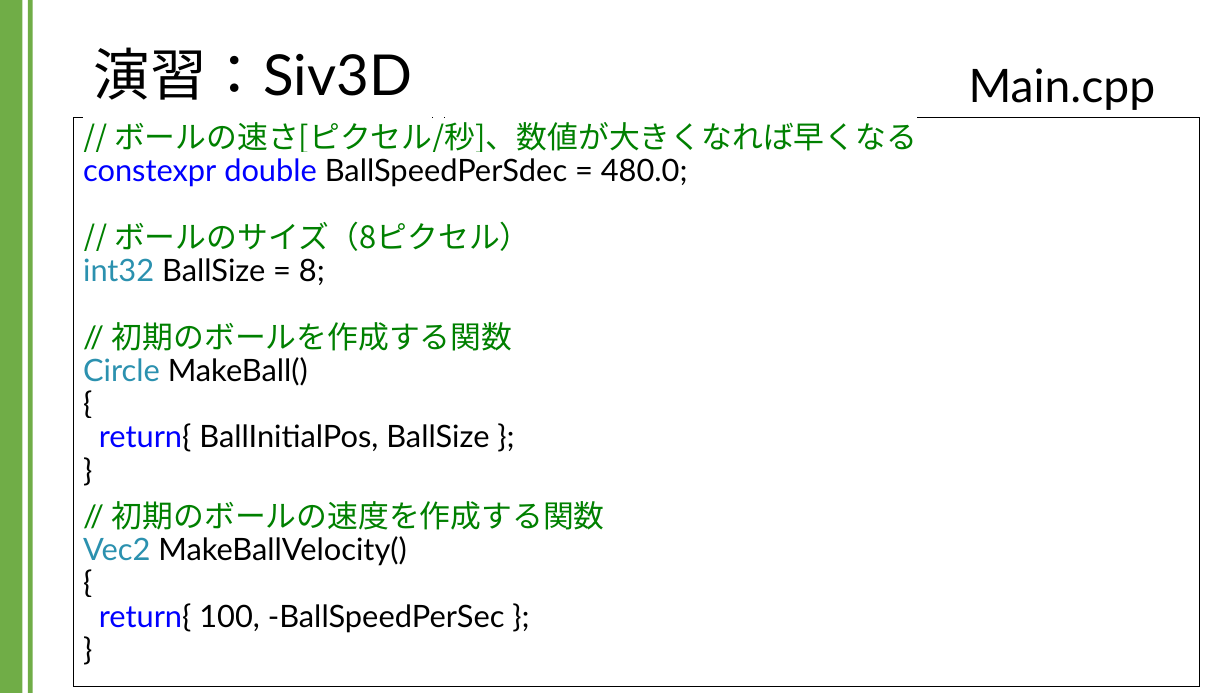
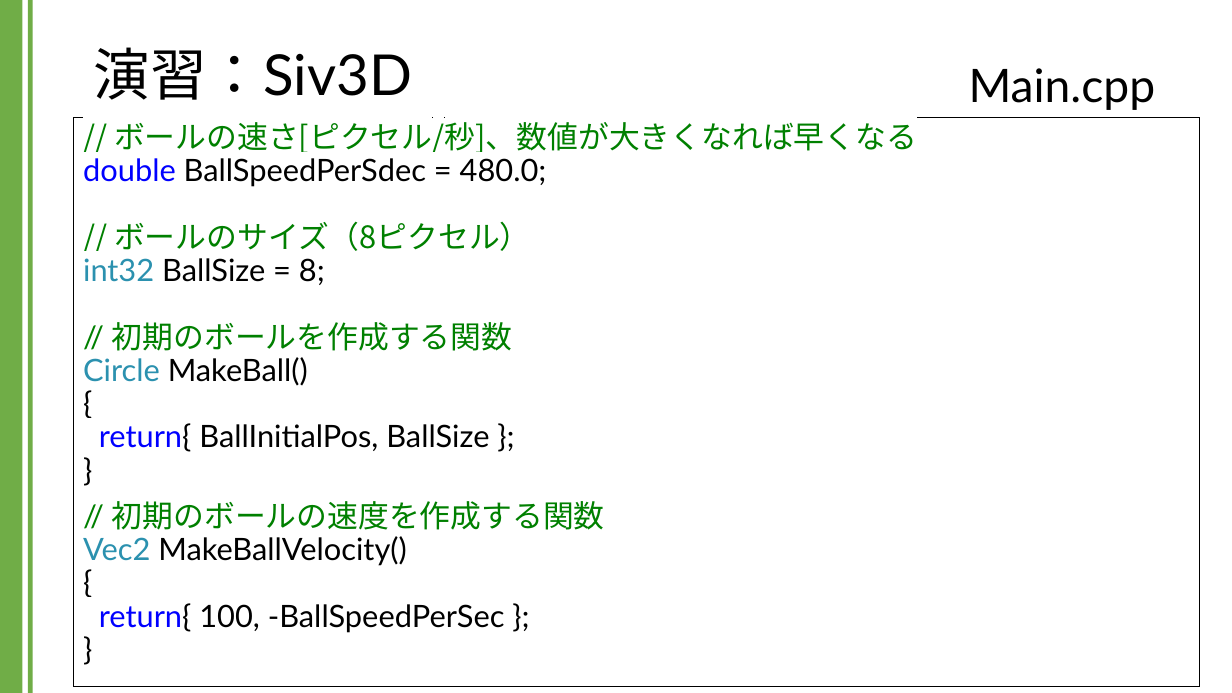
Before and after one commit to kic-murata/cpp2024, a slide deck: slide 15 of 授業資料/演習課題：Siv3D.pptx. Drawn at 1232x693 pixels with LibreOffice and Linux fonts; fonts in the diff are those of the drawing; background and template pictures are left out. Boxes give left, top, right and bottom in pixels: in the first picture for what was removed or moved away, otherwise in the second. Text is boxed around its words. In the diff, an @@ line names an element or a change of style, - is before the commit and + after.

Commit message:
20241220

```diff
--- a/授業資料/演習課題：Siv3D.pptx
+++ b/授業資料/演習課題：Siv3D.pptx
@@ text in rectangle at <box>83,117,917,452</box>: text changed @@
-// ボールの速さ[ピクセル/秒]、数値が大きくなれば早くなる
-constexpr double BallSpeedPerSdec = 480.0;
-// ボールのサイズ（8ピクセル）
-int32 BallSize = 8;
-// 初期のボールを作成する関数
-Circle MakeBall()
-{
-return{ BallInitialPos, BallSize };
-}
+// ボールの速さ[ピクセル/秒]、数値が大きくなれば早くなる
+double BallSpeedPerSdec = 480.0;
+// ボールのサイズ（8ピクセル）
+int32 BallSize = 8;
+// 初期のボールを作成する関数
+Circle MakeBall()
+{
+return{ BallInitialPos, BallSize };
+}
```
Also in this commit, not shown: 4 other slides changed.
